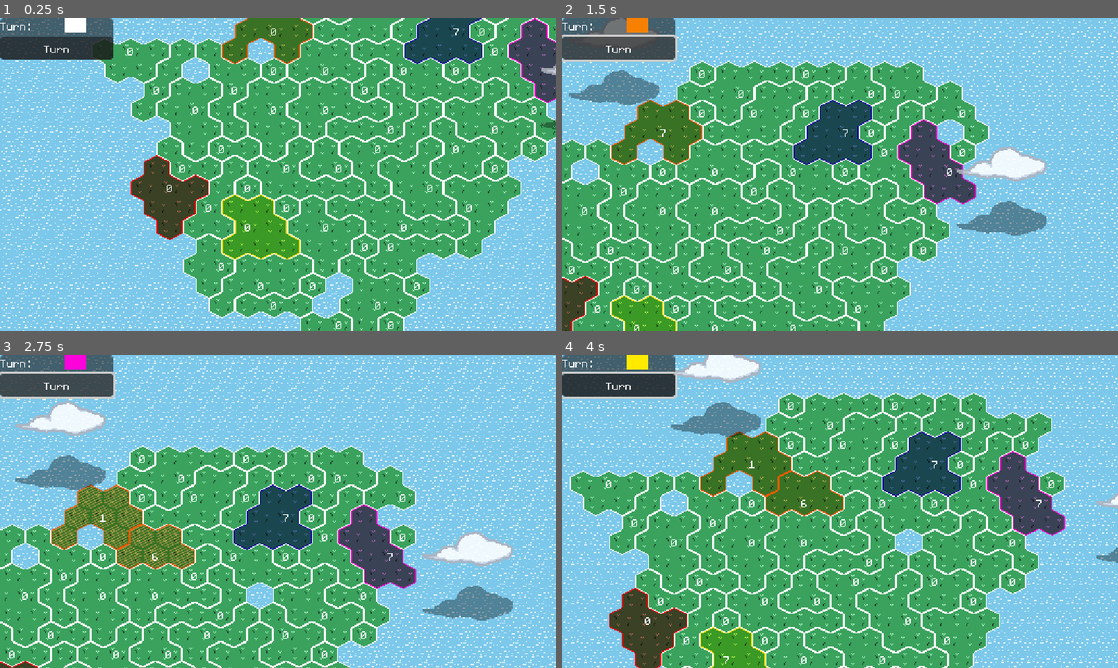
Above: before the commit, frames 1-4 (two rows, left to right).
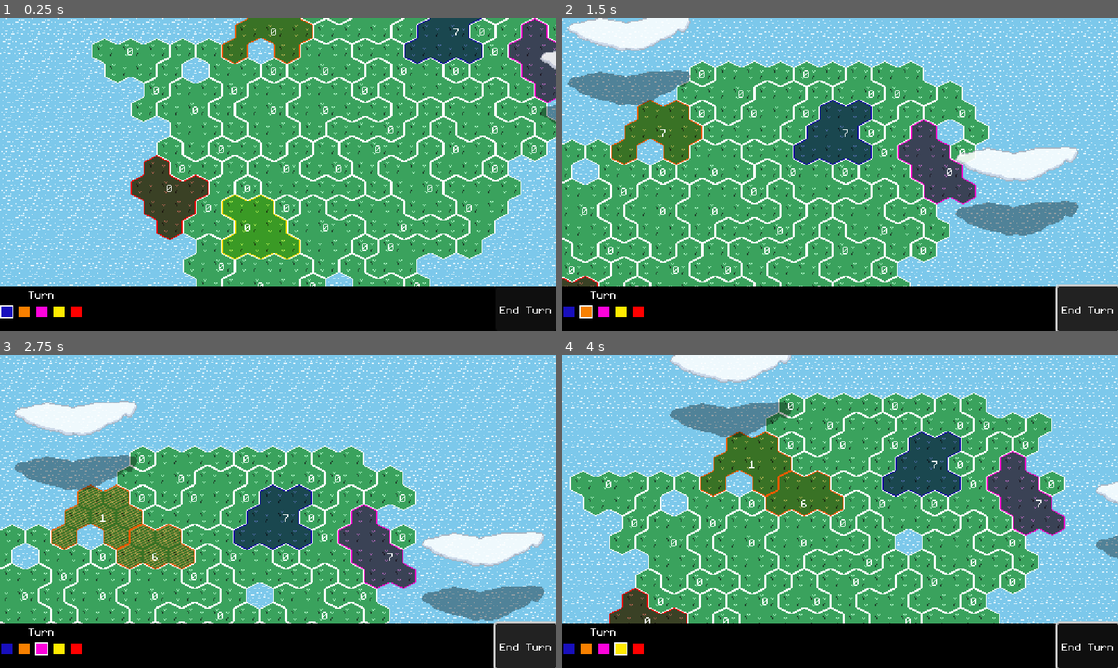
Above: after the commit, the same moments.

Repository: feored/LD54
Game: Godot game, scene res://scenes/main.tscn
Same seed, same stepped clock (60 frames per second), same inputs: the game is played once before the commit and once after it.
Inputs (mouse positions are in pixels of both pictures, inside the frame that each line leads up to):
- Up to frame 1 (0.25 s): no input
- Up to frame 2 (1.5 s): click "Turn" (after the commit: "End Turn") at 0.5 s; click "Turn" (after the commit: "End Turn") at 1.25 s
- Up to frame 3 (2.75 s): click "Turn" (after the commit: "End Turn") at 2 s
- Up to frame 4 (4 s): move the mouse to (962, 495) at 2.77 s; click (962, 495) at 2.92 s; move the mouse to (728, 527) at 3.52 s; click (728, 527) at 3.67 s

The runs differ from the first frame. In frame 1, 17% of the frame differs, in the area x 0-100%, y 0-100%; in frame 2, 20%; in frame 3, 21%; in frame 4, 19%.

Commit message:
Turn indicator

Diff:
--- a/scenes/CloudGenerator.gd
+++ b/scenes/CloudGenerator.gd
@@ -5,7 +5,10 @@
 	preload("res://assets/clouds/cloud_1.png"),
 	preload("res://assets/clouds/cloud_2.png"),
 	preload("res://assets/clouds/cloud_3.png"),
-	preload("res://assets/clouds/cloud_4.png"),
+	preload("res://assets/clouds/cloud_3.png"),
+	preload("res://assets/clouds/cloud_3.png"),
+	preload("res://assets/clouds/cloud_3.png"),
+	preload("res://assets/clouds/cloud_4.png")
 ]
 
 var cloud_chance = 0.1
--- a/scenes/main.gd
+++ b/scenes/main.gd
@@ -1,7 +1,9 @@
 extends Node2D
 
+var turnIndicatorPrefab = preload("res://ui/turn_indicator.tscn")
+
 @onready var world = $"%World"
-@onready var teamTurnRect = $"%TeamTurn"
+@onready var turnContainer = $"%TurnContainer"
 
 var selected_region = null
 var teams = []
@@ -13,6 +15,8 @@
 var bots = {}
 var regions_used = []
 
+var turn_indicators = []
+
 
 func to_team_id(team_id):
 	return team_id + 1
@@ -21,15 +25,20 @@
 func _ready():
 	self.world.init_world()
 	var teams_num = randi_range(Constants.MIN_TEAMS, Constants.MAX_TEAMS)
-	self.teams.append(to_team_id(0))
-	self.world.add_team(to_team_id(0))
-	for i in range(1, teams_num):
+	for i in range(0, teams_num):
 		var team_id = to_team_id(i)
 		self.teams.append(team_id)
 		self.bots[team_id] = DumbBot.new(team_id)
 		self.world.add_team(team_id)
+		self.create_turn_indicator(team_id)
 	generate_units(self.teams[0])
 
+
+func create_turn_indicator(team_id):
+	var turnIndicator = turnIndicatorPrefab.instantiate()
+	turnIndicator.init(Color.hex(Constants.TEAM_COLORS[team_id]), false if team_id > 1 else true)
+	turnContainer.add_child(turnIndicator)
+	self.turn_indicators.append(turnIndicator)
 
 # Called every frame. 'delta' is the elapsed time since the previous frame.
 func _process(_delta):
@@ -138,7 +147,8 @@
 		self.global_turn += 1
 		await turn_events()
 	self.turn = (self.turn + 1) % (self.teams.size())
-	self.teamTurnRect.color = Constants.TEAM_COLORS[to_team_id(self.turn)]
+	for i in range(self.teams.size()):
+		self.turn_indicators[i].set_active(self.turn == i)
 	self.world.clear_regions_used()
 	check_win_condition()
 	generate_units(teams[self.turn])
--- a/scenes/main.tscn
+++ b/scenes/main.tscn
@@ -42,6 +42,9 @@
 sources/1 = SubResource("TileSetAtlasSource_7xr4p")
 sources/0 = SubResource("TileSetAtlasSource_syxq1")
 
+[sub_resource type="StyleBoxFlat" id="StyleBoxFlat_wp2ga"]
+bg_color = Color(0, 0, 0, 1)
+
 [node name="Main" type="Node2D"]
 script = ExtResource("1_osaxm")
 
@@ -83,7 +86,6 @@
 
 [node name="MainCamera" type="Camera2D" parent="World"]
 unique_name_in_owner = true
-visible = false
 anchor_mode = 0
 position_smoothing_enabled = true
 position_smoothing_speed = 3.0
@@ -102,35 +104,43 @@
 grow_vertical = 2
 
 [node name="CanvasLayer" type="CanvasLayer" parent="UI"]
+layer = 2
 
 [node name="PanelContainer" type="PanelContainer" parent="UI/CanvasLayer"]
-offset_right = 104.0
-offset_bottom = 26.0
+anchors_preset = 12
+anchor_top = 1.0
+anchor_right = 1.0
+anchor_bottom = 1.0
+offset_top = -41.0
+grow_horizontal = 2
+grow_vertical = 0
 theme = ExtResource("5_5yrco")
+theme_override_styles/panel = SubResource("StyleBoxFlat_wp2ga")
 
-[node name="VBoxContainer" type="VBoxContainer" parent="UI/CanvasLayer/PanelContainer"]
+[node name="HBoxContainer" type="HBoxContainer" parent="UI/CanvasLayer/PanelContainer"]
+layout_mode = 2
+size_flags_horizontal = 0
+
+[node name="VBoxContainer" type="VBoxContainer" parent="UI/CanvasLayer/PanelContainer/HBoxContainer"]
 layout_mode = 2
 
-[node name="HBoxContainer" type="HBoxContainer" parent="UI/CanvasLayer/PanelContainer/VBoxContainer"]
+[node name="TurnLabel" type="Label" parent="UI/CanvasLayer/PanelContainer/HBoxContainer/VBoxContainer"]
+layout_mode = 2
+text = "Turn"
+horizontal_alignment = 1
+vertical_alignment = 1
+
+[node name="TurnContainer" type="HBoxContainer" parent="UI/CanvasLayer/PanelContainer/HBoxContainer/VBoxContainer"]
+unique_name_in_owner = true
 layout_mode = 2
 
-[node name="Label2" type="Label" parent="UI/CanvasLayer/PanelContainer/VBoxContainer/HBoxContainer"]
-layout_mode = 2
-text = "Turn:"
-
-[node name="TeamTurn" type="ColorRect" parent="UI/CanvasLayer/PanelContainer/VBoxContainer/HBoxContainer"]
-unique_name_in_owner = true
-custom_minimum_size = Vector2(20, 0)
-layout_mode = 2
-size_flags_horizontal = 6
-size_flags_stretch_ratio = 0.0
-
-[node name="TurnButton" type="Button" parent="UI/CanvasLayer/PanelContainer/VBoxContainer"]
+[node name="TurnButton" type="Button" parent="UI/CanvasLayer/PanelContainer"]
 unique_name_in_owner = true
 layout_mode = 2
-text = "Turn"
+size_flags_horizontal = 8
+text = "End Turn"
 
 [node name="CloudGenerator" type="Node2D" parent="."]
 script = ExtResource("7_10s8g")
 
-[connection signal="pressed" from="UI/CanvasLayer/PanelContainer/VBoxContainer/TurnButton" to="." method="_on_turn_button_pressed"]
+[connection signal="pressed" from="UI/CanvasLayer/PanelContainer/TurnButton" to="." method="_on_turn_button_pressed"]
--- /dev/null
+++ b/ui/turn_indicator.gd
@@ -0,0 +1,25 @@
+extends PanelContainer
+
+@onready var rect = $MarginContainer/TeamTurn
+var color = Color.WHITE
+var active = false
+
+# Called when the node enters the scene tree for the first time.
+func _ready():
+	self.set_color(self.color)
+	self.set_active(self.active)
+
+func init(new_color, is_active):
+	self.color = new_color
+	self.active = is_active
+
+func set_color(new_color):
+	self.color = new_color
+	rect.color = self.color
+# Called every frame. 'delta' is the elapsed time since the previous frame.
+func _process(_delta):
+	pass
+
+func set_active(val):
+	self.active = val
+	self.self_modulate = Color.WHITE if self.active else Color.TRANSPARENT
--- /dev/null
+++ b/ui/turn_indicator.tscn
@@ -0,0 +1,24 @@
+[gd_scene load_steps=3 format=3 uid="uid://co1w33vityobb"]
+
+[ext_resource type="Script" path="res://ui/turn_indicator.gd" id="1_qxx5q"]
+
+[sub_resource type="StyleBoxFlat" id="StyleBoxFlat_4t141"]
+bg_color = Color(1, 1, 1, 1)
+
+[node name="TurnIndicator" type="PanelContainer"]
+theme_override_styles/panel = SubResource("StyleBoxFlat_4t141")
+script = ExtResource("1_qxx5q")
+
+[node name="MarginContainer" type="MarginContainer" parent="."]
+layout_mode = 2
+theme_override_constants/margin_left = 1
+theme_override_constants/margin_top = 1
+theme_override_constants/margin_right = 1
+theme_override_constants/margin_bottom = 1
+
+[node name="TeamTurn" type="ColorRect" parent="MarginContainer"]
+custom_minimum_size = Vector2(10, 10)
+layout_mode = 2
+size_flags_vertical = 3
+size_flags_stretch_ratio = 0.0
+color = Color(0.282353, 0.219608, 1, 1)
Not shown: 1 places in scenes/main.tscn that only renumber resources
